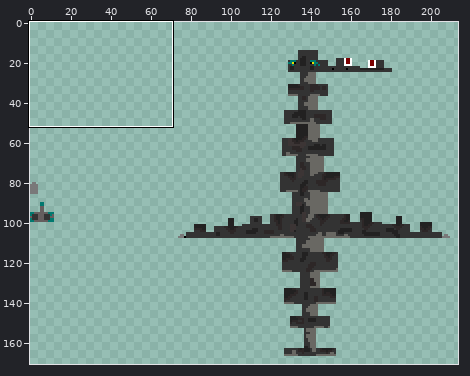
Sprite sheet: resources/textures/entity/stegosaurus/stegosaurus 2.png. The picture above shows the old version from afar; the outline marks the close-up.
Close-up. As it was:
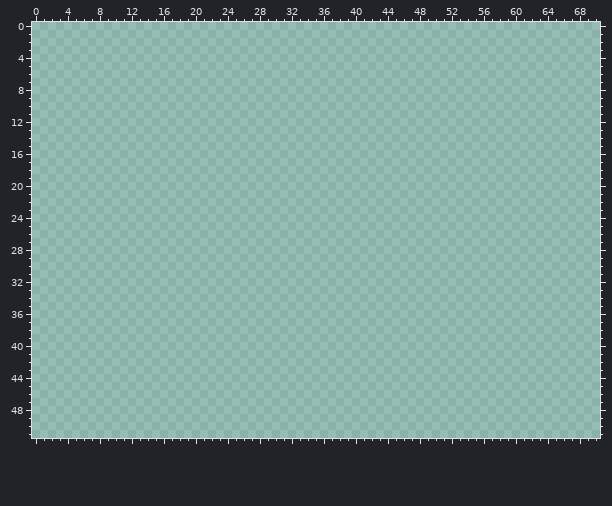
The file is 256x256 pixels. Colours within 5 levels of each other are drawn and written as one. Shown: x 0..70, y 0..51. The wide view leaves out empty margins.
New version:
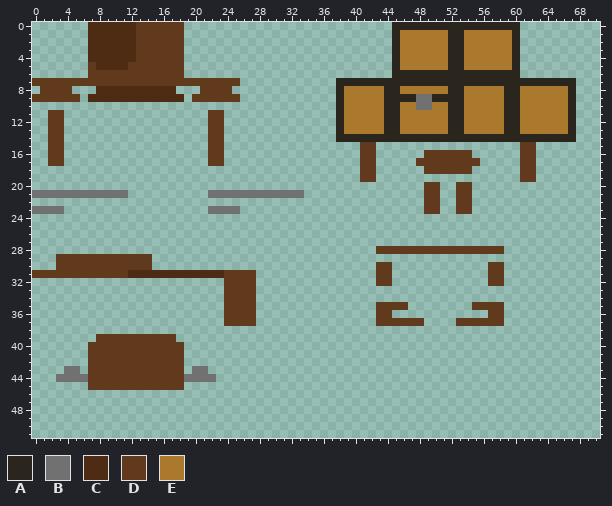
Palette (. is transparent): A #2a251d  B #717171  C #4e2c13  D #613a1d  E #ab792d
Edits made:
Changed rows in their new state; - is an unchanged pixel.
first column x 0:
 0 -------CCCCCCDDDDDD--------------------------AAAAAAAAAAAAAAAA-------
 1 -------CCCCCCDDDDDD--------------------------AEEEEEEAAEEEEEEA-------
 2 -------CCCCCCDDDDDD--------------------------AEEEEEEAAEEEEEEA-------
 3 -------CCCCCCDDDDDD--------------------------AEEEEEEAAEEEEEEA-------
 4 -------CCCCCCDDDDDD--------------------------AEEEEEEAAEEEEEEA-------
 5 -------DCCCCDDDDDDD--------------------------AEEEEEEAAEEEEEEA-------
 6 -------DDDDDDDDDDDD--------------------------AAAAAAAAAAAAAAAA-------
 7 DDDDDDDDDDDDDDDDDDDDDDDDDD------------AAAAAAAAAAAAAAAAAAAAAAAAAAAAAA
 8 -DDDD---CCCCCCCCCC---DDDD-------------AEEEEEAAEEEEEEAAEEEEEAAEEEEEEA
 9 DDDDDD-CCCCCCCCCCCC-DDDDDD------------AEEEEEAAAABBAAAAEEEEEAAEEEEEEA
10 --------------------------------------AEEEEEAAEEBBEEAAEEEEEAAEEEEEEA
11 --DD------------------DD--------------AEEEEEAAEEEEEEAAEEEEEAAEEEEEEA
12 --DD------------------DD--------------AEEEEEAAEEEEEEAAEEEEEAAEEEEEEA
13 --DD------------------DD--------------AEEEEEAAEEEEEEAAEEEEEAAEEEEEEA
14 --DD------------------DD--------------AAAAAAAAAAAAAAAAAAAAAAAAAAAAAA
15 --DD------------------DD-----------------DD------------------DD-----
16 --DD------------------DD-----------------DD------DDDDDD------DD-----
17 --DD------------------DD-----------------DD-----DDDDDDDD-----DD-----
18 -----------------------------------------DD------DDDDDD------DD-----
19 -----------------------------------------DD------------------DD-----
20 -------------------------------------------------DD--DD-------------
21 BBBBBBBBBBBB----------BBBBBBBBBBBB---------------DD--DD-------------
22 -------------------------------------------------DD--DD-------------
23 BBBB------------------BBBB-----------------------DD--DD-------------
first column x 0:
28 -------------------------------------------DDDDDDDDDDDDDDDD
29 ---DDDDDDDDDDDD--------------------------------------------
30 ---DDDDDDDDDDDD----------------------------DD------------DD
31 DDDDDDDDDDDDCCCCCCCCCCCCDDDD---------------DD------------DD
32 ------------------------DDDD---------------DD------------DD
33 ------------------------DDDD-------------------------------
34 ------------------------DDDD-------------------------------
35 ------------------------DDDD---------------DDDD--------DDDD
36 ------------------------DDDD---------------DD------------DD
37 ------------------------DDDD---------------DDDDDD----DDDDDD
39 --------DDDDDDDDDD-----------------------------------------
40 -------DDDDDDDDDDDD----------------------------------------
41 -------DDDDDDDDDDDD----------------------------------------
42 -------DDDDDDDDDDDD----------------------------------------
43 ----BB-DDDDDDDDDDDD-BB-------------------------------------
44 ---BBBBDDDDDDDDDDDDBBBB------------------------------------
45 -------DDDDDDDDDDDD----------------------------------------
Boxes around the changes in both close-ups, in picture pixels (x1, y1, x2, y2):
added: (32, 22, 240, 166)
added: (336, 22, 576, 214)
added: (32, 190, 128, 214)
added: (208, 190, 304, 214)
added: (376, 246, 504, 326)
added: (32, 254, 256, 326)
added: (56, 334, 216, 390)
